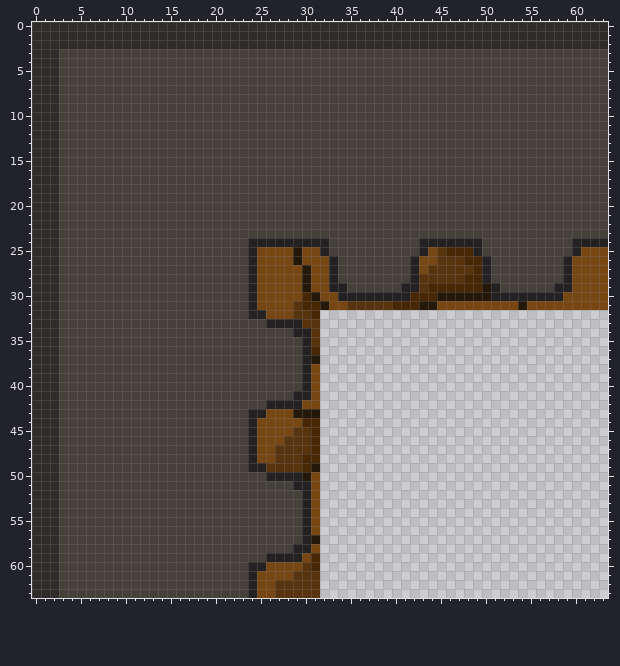
Two states of a pixel-art sprite, sprites/wall_corner .png. This is how it looked before the edit.
The file is 64x64 pixels.
And afterwards:
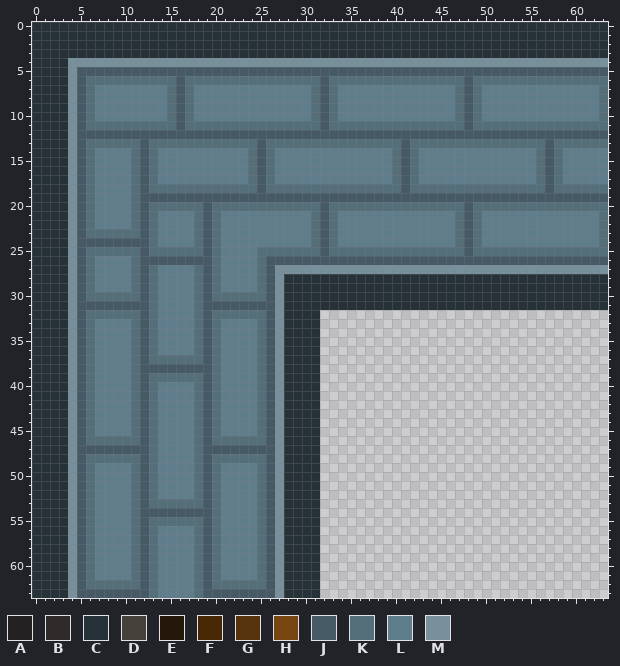
Palette (. is transparent): A #232121  B #2f2b2b  C #263238  D #454039  E #23180a  F #482705  G #58340e  H #764613  J #455a64  K #546e7a  L #607d8b  M #78909c
Edits made:
Changed rows in their new state; - is an unchanged pixel.
first column x 0:
 0 CCCCCCCCCCCCCCCCCCCCCCCCCCCCCCCCCCCCCCCCCCCCCCCCCCCCCCCCCCCCCCCC
 1 CCCCCCCCCCCCCCCCCCCCCCCCCCCCCCCCCCCCCCCCCCCCCCCCCCCCCCCCCCCCCCCC
 2 CCCCCCCCCCCCCCCCCCCCCCCCCCCCCCCCCCCCCCCCCCCCCCCCCCCCCCCCCCCCCCCC
 3 CCCCCCCCCCCCCCCCCCCCCCCCCCCCCCCCCCCCCCCCCCCCCCCCCCCCCCCCCCCCCCCC
 4 CCCCMMMMMMMMMMMMMMMMMMMMMMMMMMMMMMMMMMMMMMMMMMMMMMMMMMMMMMMMMMMM
 5 CCCCMJJJJJJJJJJJJJJJJJJJJJJJJJJJJJJJJJJJJJJJJJJJJJJJJJJJJJJJJJJJ
 6 CCCCMJKKKKKKKKKKJKKKKKKKKKKKKKKKJKKKKKKKKKKKKKKKJKKKKKKKKKKKKKKK
 7 CCCCMJKLLLLLLLLKJKLLLLLLLLLLLLLKJKLLLLLLLLLLLLLKJKLLLLLLLLLLLLLK
 8 CCCCMJKLLLLLLLLKJKLLLLLLLLLLLLLKJKLLLLLLLLLLLLLKJKLLLLLLLLLLLLLK
 9 CCCCMJKLLLLLLLLKJKLLLLLLLLLLLLLKJKLLLLLLLLLLLLLKJKLLLLLLLLLLLLLK
10 CCCCMJKLLLLLLLLKJKLLLLLLLLLLLLLKJKLLLLLLLLLLLLLKJKLLLLLLLLLLLLLK
11 CCCCMJKKKKKKKKKKJKKKKKKKKKKKKKKKJKKKKKKKKKKKKKKKJKKKKKKKKKKKKKKK
12 CCCCMJJJJJJJJJJJJJJJJJJJJJJJJJJJJJJJJJJJJJJJJJJJJJJJJJJJJJJJJJJJ
13 CCCCMJKKKKKKJKKKKKKKKKKKKJKKKKKKKKKKKKKKKJKKKKKKKKKKKKKKKJKKKKKK
14 CCCCMJKLLLLKJKLLLLLLLLLLKJKLLLLLLLLLLLLLKJKLLLLLLLLLLLLLKJKLLLLL
15 CCCCMJKLLLLKJKLLLLLLLLLLKJKLLLLLLLLLLLLLKJKLLLLLLLLLLLLLKJKLLLLL
16 CCCCMJKLLLLKJKLLLLLLLLLLKJKLLLLLLLLLLLLLKJKLLLLLLLLLLLLLKJKLLLLL
17 CCCCMJKLLLLKJKLLLLLLLLLLKJKLLLLLLLLLLLLLKJKLLLLLLLLLLLLLKJKLLLLL
18 CCCCMJKLLLLKJKKKKKKKKKKKKJKKKKKKKKKKKKKKKJKKKKKKKKKKKKKKKJKKKKKK
19 CCCCMJKLLLLKJJJJJJJJJJJJJJJJJJJJJJJJJJJJJJJJJJJJJJJJJJJJJJJJJJJJ
20 CCCCMJKLLLLKJKKKKKKJKKKKKKKKKKKKJKKKKKKKKKKKKKKKJKKKKKKKKKKKKKKK
21 CCCCMJKLLLLKJKLLLLKJKLLLLLLLLLLKJKLLLLLLLLLLLLLKJKLLLLLLLLLLLLLK
22 CCCCMJKLLLLKJKLLLLKJKLLLLLLLLLLKJKLLLLLLLLLLLLLKJKLLLLLLLLLLLLLK
23 CCCCMJKKKKKKJKLLLLKJKLLLLLLLLLLKJKLLLLLLLLLLLLLKJKLLLLLLLLLLLLLK
24 CCCCMJJJJJJJJKLLLLKJKLLLLLLLLLLKJKLLLLLLLLLLLLLKJKLLLLLLLLLLLLLK
25 CCCCMJKKKKKKJKKKKKKJKLLLLKKKKKKKJKKKKKKKKKKKKKKKJKKKKKKKKKKKKKKK
26 CCCCMJKLLLLKJJJJJJJJKLLLLKJJJJJJJJJJJJJJJJJJJJJJJJJJJJJJJJJJJJJJ
27 CCCCMJKLLLLKJKLLLLKJKLLLLKJMMMMMMMMMMMMMMMMMMMMMMMMMMMMMMMMMMMMM
28 CCCCMJKLLLLKJKLLLLKJKLLLLKJMCCCCCCCCCCCCCCCCCCCCCCCCCCCCCCCCCCCC
29 CCCCMJKLLLLKJKLLLLKJKLLLLKJMCCCCCCCCCCCCCCCCCCCCCCCCCCCCCCCCCCCC
30 CCCCMJKKKKKKJKLLLLKJKKKKKKJMCCCCCCCCCCCCCCCCCCCCCCCCCCCCCCCCCCCC
31 CCCCMJJJJJJJJKLLLLKJJJJJJJJMCCCCCCCCCCCCCCCCCCCCCCCCCCCCCCCCCCCC
32 CCCCMJKKKKKKJKLLLLKJKKKKKKJMCCCC--------------------------------
33 CCCCMJKLLLLKJKLLLLKJKLLLLKJMCCCC--------------------------------
34 CCCCMJKLLLLKJKLLLLKJKLLLLKJMCCCC--------------------------------
35 CCCCMJKLLLLKJKLLLLKJKLLLLKJMCCCC--------------------------------
36 CCCCMJKLLLLKJKLLLLKJKLLLLKJMCCCC--------------------------------
37 CCCCMJKLLLLKJKKKKKKJKLLLLKJMCCCC--------------------------------
38 CCCCMJKLLLLKJJJJJJJJKLLLLKJMCCCC--------------------------------
39 CCCCMJKLLLLKJKKKKKKJKLLLLKJMCCCC--------------------------------
40 CCCCMJKLLLLKJKLLLLKJKLLLLKJMCCCC--------------------------------
41 CCCCMJKLLLLKJKLLLLKJKLLLLKJMCCCC--------------------------------
42 CCCCMJKLLLLKJKLLLLKJKLLLLKJMCCCC--------------------------------
43 CCCCMJKLLLLKJKLLLLKJKLLLLKJMCCCC--------------------------------
44 CCCCMJKLLLLKJKLLLLKJKLLLLKJMCCCC--------------------------------
45 CCCCMJKLLLLKJKLLLLKJKLLLLKJMCCCC--------------------------------
46 CCCCMJKKKKKKJKLLLLKJKKKKKKJMCCCC--------------------------------
47 CCCCMJJJJJJJJKLLLLKJJJJJJJJMCCCC--------------------------------
48 CCCCMJKKKKKKJKLLLLKJKKKKKKJMCCCC--------------------------------
49 CCCCMJKLLLLKJKLLLLKJKLLLLKJMCCCC--------------------------------
50 CCCCMJKLLLLKJKLLLLKJKLLLLKJMCCCC--------------------------------
51 CCCCMJKLLLLKJKLLLLKJKLLLLKJMCCCC--------------------------------
52 CCCCMJKLLLLKJKLLLLKJKLLLLKJMCCCC--------------------------------
53 CCCCMJKLLLLKJKKKKKKJKLLLLKJMCCCC--------------------------------
54 CCCCMJKLLLLKJJJJJJJJKLLLLKJMCCCC--------------------------------
55 CCCCMJKLLLLKJKKKKKKJKLLLLKJMCCCC--------------------------------
56 CCCCMJKLLLLKJKLLLLKJKLLLLKJMCCCC--------------------------------
57 CCCCMJKLLLLKJKLLLLKJKLLLLKJMCCCC--------------------------------
58 CCCCMJKLLLLKJKLLLLKJKLLLLKJMCCCC--------------------------------
59 CCCCMJKLLLLKJKLLLLKJKLLLLKJMCCCC--------------------------------
60 CCCCMJKLLLLKJKLLLLKJKLLLLKJMCCCC--------------------------------
61 CCCCMJKLLLLKJKLLLLKJKLLLLKJMCCCC--------------------------------
62 CCCCMJKKKKKKJKLLLLKJKKKKKKJMCCCC--------------------------------
63 CCCCMJJJJJJJJKLLLLKJJJJJJJJMCCCC--------------------------------
Boxes around the changes in both pictures, in picture pixels (x1, y1, x2, y2):
changed: (32, 22, 608, 598)
